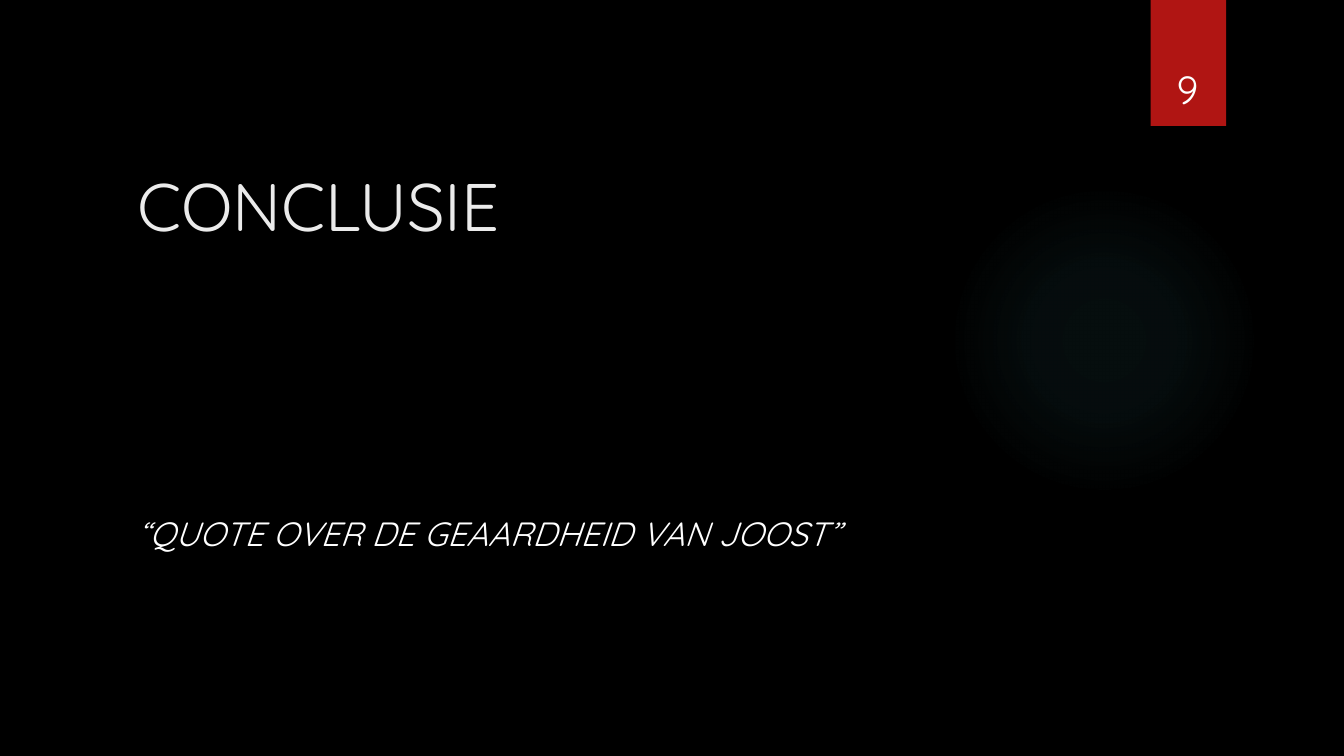
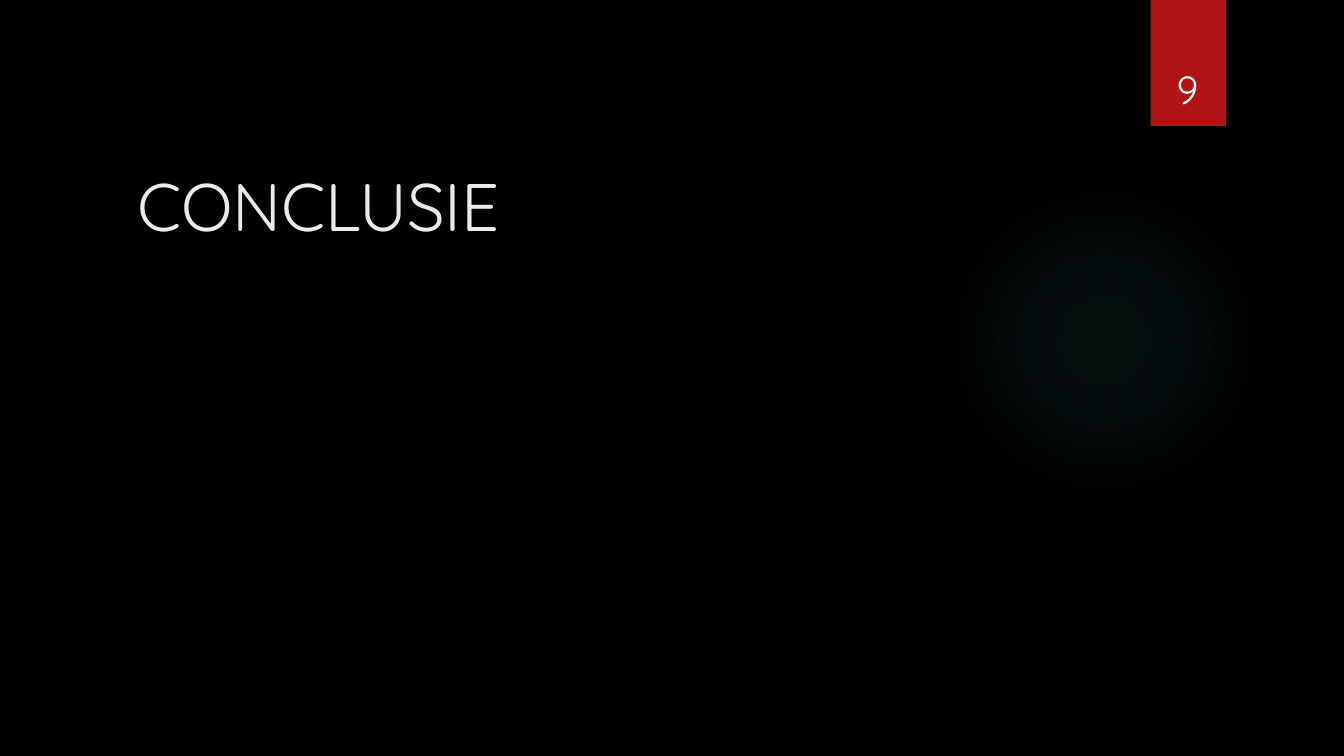
Before and after one commit to War0n/Empty-Backpack, a slide deck: slide 9 of Presentatie/EMPTYBACKPACK 1.pptx. Drawn at 1344x756 pixels with LibreOffice and Linux fonts; fonts in the diff are those of the drawing; background and template pictures are left out. Boxes give left, top, right and bottom in pixels: in the first picture for what was removed or moved away, otherwise in the second. Text is boxed around its words. In the diff, an @@ line names an element or a change of style, - is before the commit and + after.

Commit message:
Edited

```diff
--- a/Presentatie/EMPTYBACKPACK 1.pptx
+++ b/Presentatie/EMPTYBACKPACK 1.pptx
@@ text removed at <box>137,522,840,552</box> @@
-“QUOTE OVER DE GEAARDHEID VAN JOOST”
```
